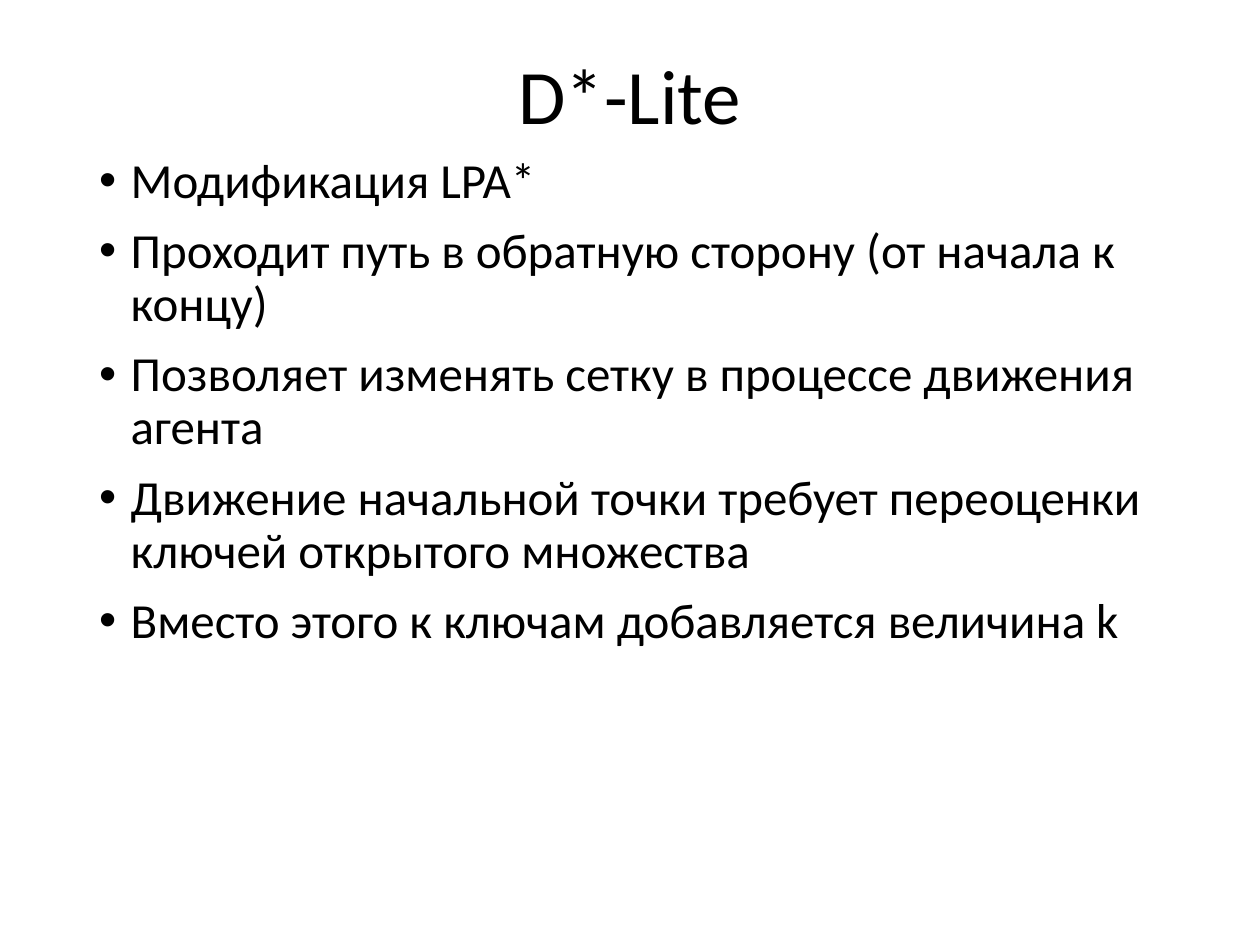
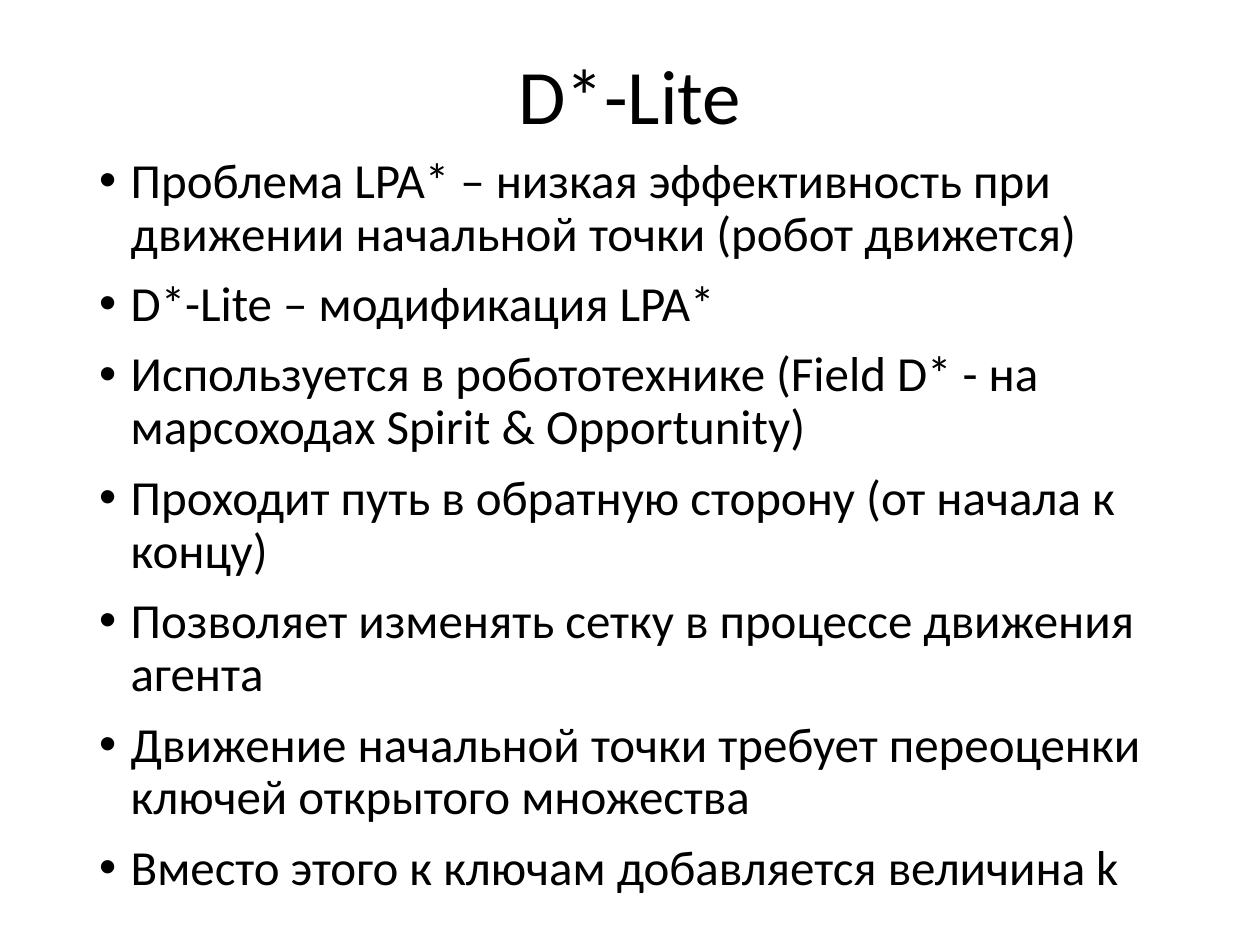
Before and after one commit to schadov/241m-lectures, a slide deck: slide 19 of Algorithms.pptx (slide 18 before the commit). Drawn at 1260x945 pixels with LibreOffice and Linux fonts; fonts in the diff are those of the drawing. Boxes give left, top, right and bottom in pixels: in the first picture for what was removed or moved away, otherwise in the second. Text is boxed around its words. In the diff, an @@ line names an element or a change of style, - is before the commit and + after.

```diff
--- a/Algorithms.pptx
+++ b/Algorithms.pptx
@@ text at [131,163,1076,452]: text changed @@
-• Модификация LPA*
+• Проблема LPA* – низкая эффективность при движении начальной точки (робот движется)
+• D*-Lite – модификация LPA*
+• Используется в робототехнике (Field D* - на марсоходах Spirit & Opportunity)
```
Also in this commit, not shown: 6 other slides changed, 6 slides added, 1 slide removed.
